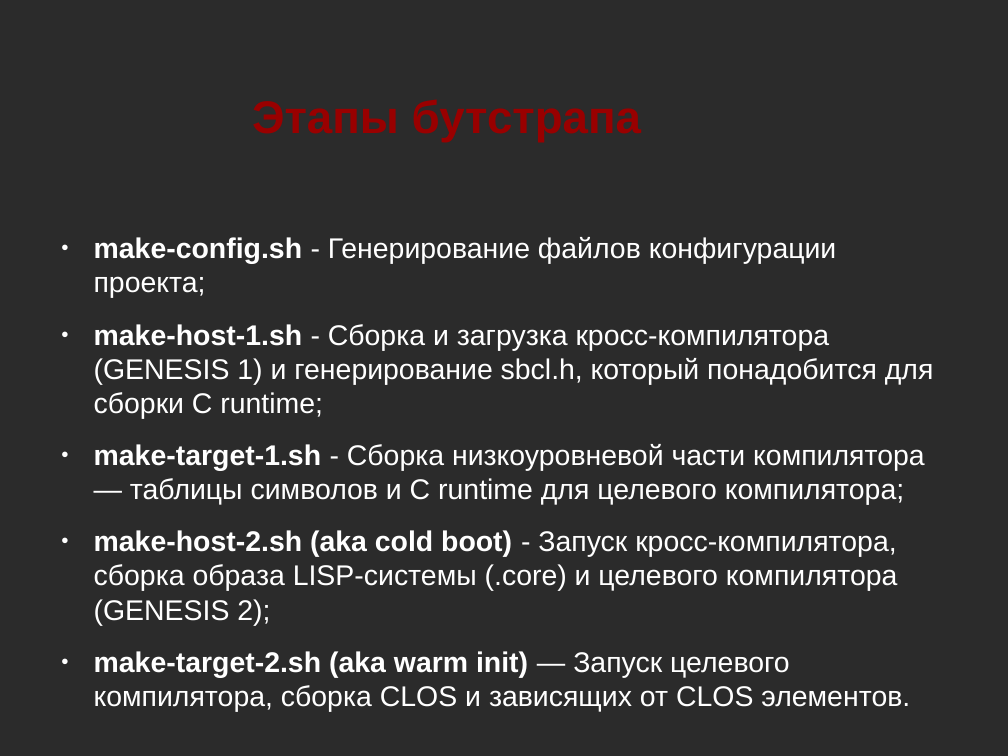
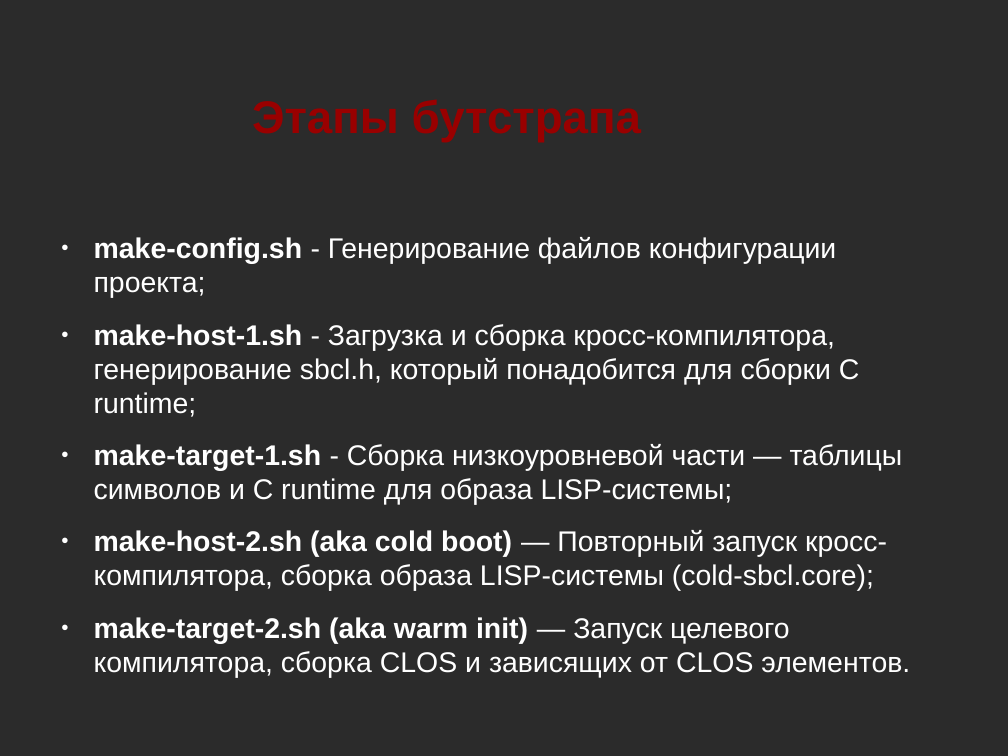
Before and after one commit to NIR-Ginko/presentations, a slide deck: slide 6 of SBCL porting.odp (slide 5 before the commit). Drawn at 1008x756 pixels with LibreOffice and Linux fonts; fonts in the diff are those of the drawing; background and template pictures are left out; a plain dark background stands for a picture behind light text. Boxes give left, top, right and bottom in pixels: in the first picture for what was removed or moved away, otherwise in the second. Text is boxed around its words. In the diff, an @@ line names an element or a change of style, - is before the commit and + after.

```diff
--- a/SBCL porting.odp
+++ b/SBCL porting.odp
@@ text at (94, 324, 903, 591): text changed @@
-● make-host-1.sh - Сборка и загрузка кросс-компилятора (GENESIS 1) и генерирование sbcl.h, который понадобится для сборки C runtime;
-● make-target-1.sh - Сборка низкоуровневой части компилятора — таблицы символов и C runtime для целевого компилятора;
-● make-host-2.sh (aka cold boot) - Запуск кросс-компилятора, сборка образа LISP-системы (.core) и целевого компилятора (GENESIS 2);
+● make-host-1.sh - Загрузка и сборка кросс-компилятора, генерирование sbcl.h, который понадобится для сборки C runtime;
+● make-target-1.sh - Сборка низкоуровневой части — таблицы символов и C runtime для образа LISP-системы;
+● make-host-2.sh (aka cold boot) — Повторный запуск кросс-компилятора, сборка образа LISP-системы (cold-sbcl.core);
```
Also in this commit, not shown: 5 other slides changed.
